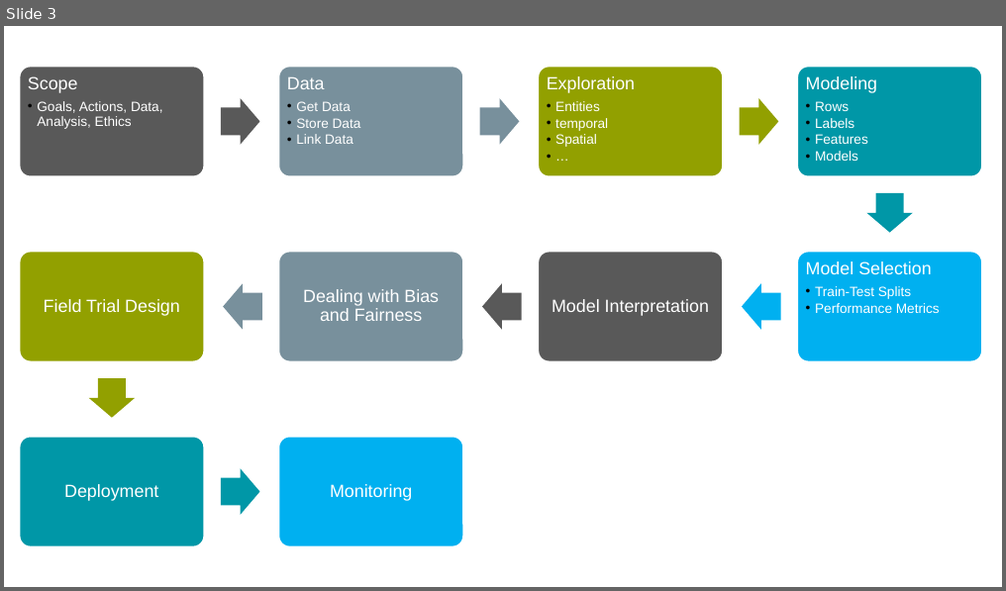
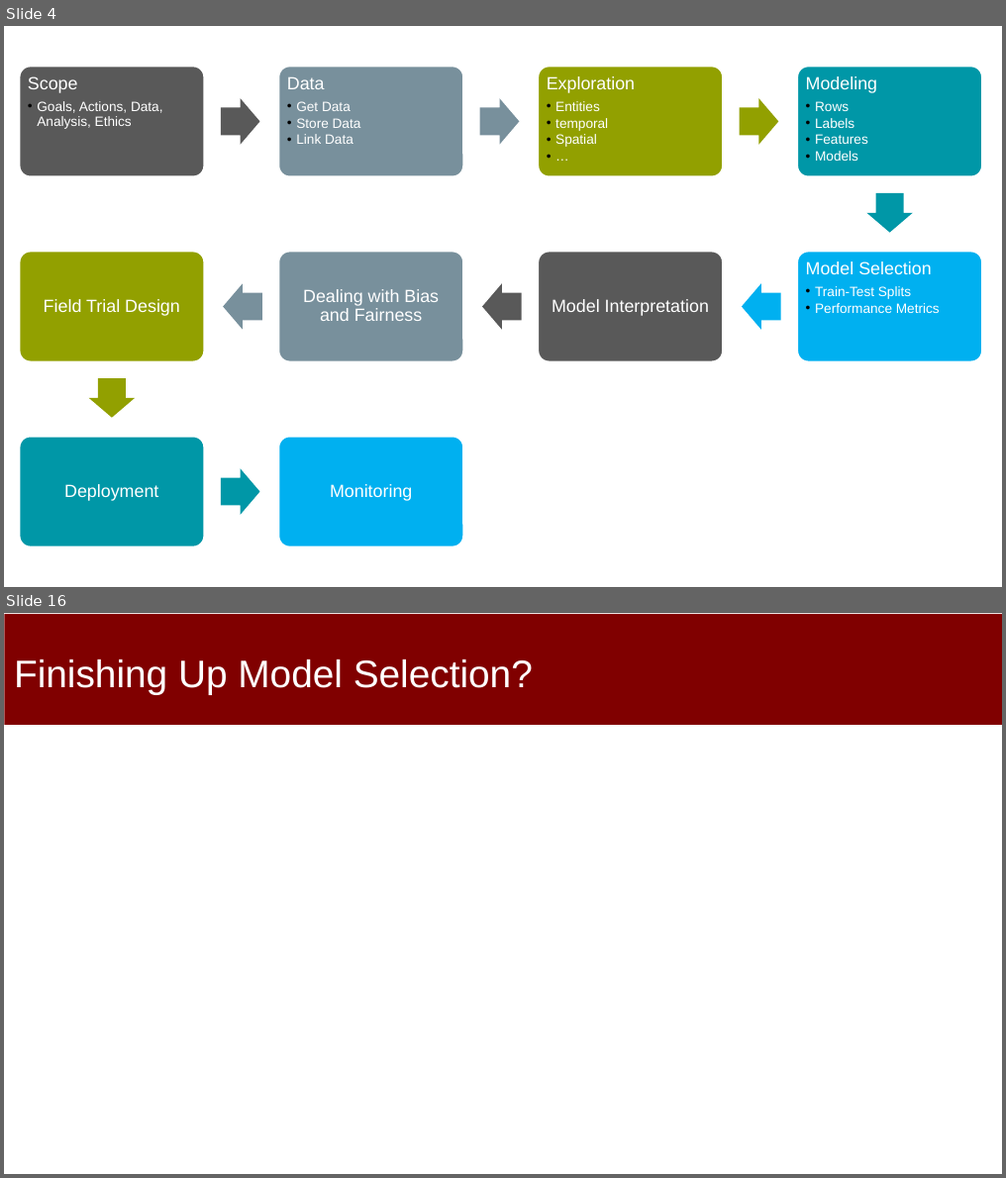
Before and after one commit to dssg/MLinPractice, a slide deck: Lectures/Lecture11-Module1Review.pptx. Shown one above the other, each under a label of ours: slide 3 before the commit, slides 4 and 16 after it; the slides between them are not shown. The pictures are 1006x591 and 1006x1178 pixels, drawn with LibreOffice and Linux fonts; fonts in the diff are those of the drawing. Boxes give left, top, right and bottom in pixels: in the first picture for what was removed or moved away, otherwise in the second. Text is boxed around its words. In the diff, an @@ line names an element or a change of style, - is before the commit and + after.

```diff
--- a/Lectures/Lecture11-Module1Review.pptx
+++ b/Lectures/Lecture11-Module1Review.pptx
@@ slide 16 added at [4, 613, 1002, 1174], background #FFFFFF @@
@@ rectangle added at [5, 614, 1002, 725], fill #800000 @@
@@ title added at [14, 660, 533, 695], 37 pt, text #FFFFFF @@
+Finishing Up Model Selection?
@@ what was slide 3 is now slide 4 @@
```
Also in this commit, not shown: 2 slides changed, 17 other slides added.
